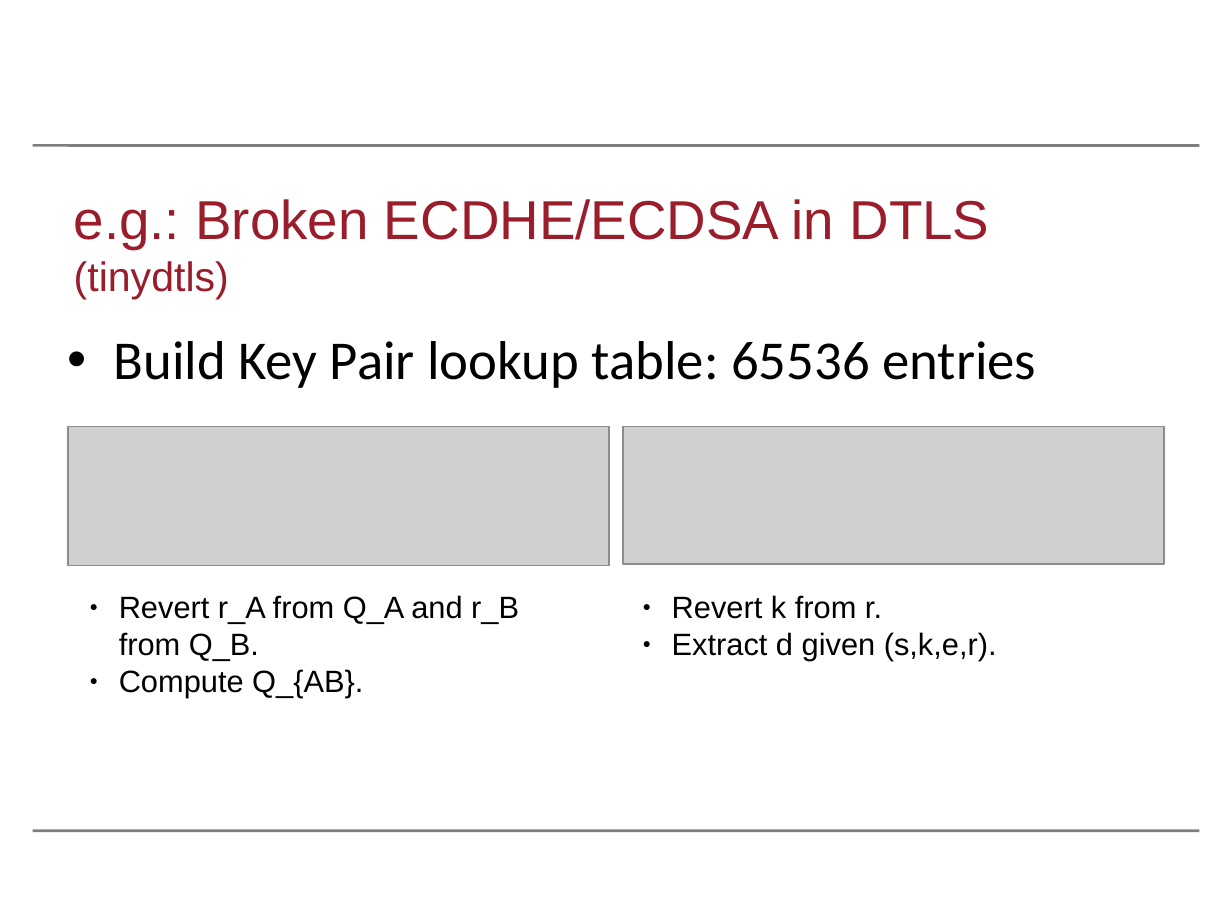
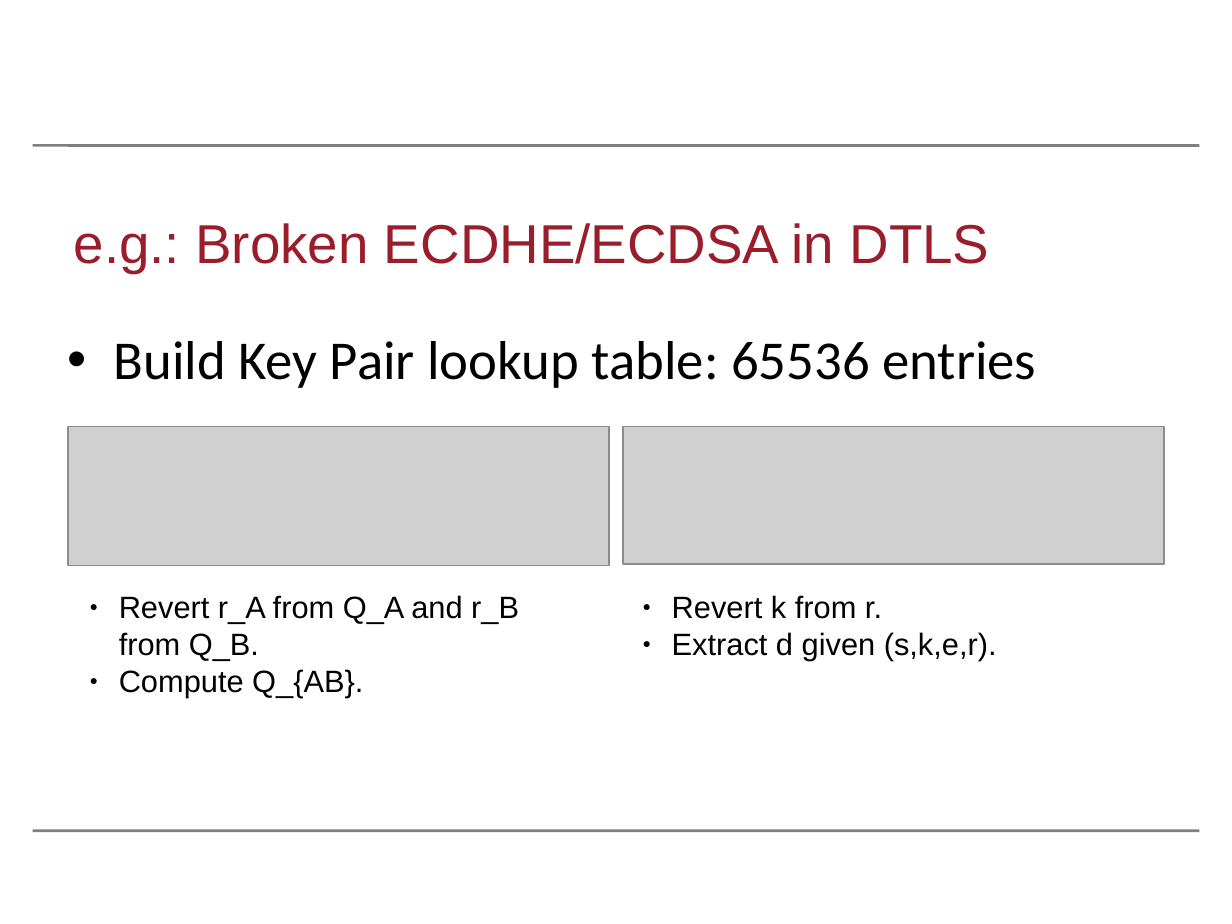
Before and after one commit to Salties/MI-Side-Channel-DTLS, a slide deck: slide 7 of Writings/Cryptographic_Randomness_On_A_CC2538/slides/wifs2016.odp (slide 6 before the commit). Drawn at 1232x924 pixels with LibreOffice and Linux fonts; fonts in the diff are those of the drawing; grey boxes stand for pictures; background and template pictures are left out. Boxes give left, top, right and bottom in pixels: in the first picture for what was removed or moved away, otherwise in the second. Text is boxed around its words. In the diff, an @@ line names an element or a change of style, - is before the commit and + after.

```diff
--- a/Writings/Cryptographic_Randomness_On_A_CC2538/slides/wifs2016.odp
+++ b/Writings/Cryptographic_Randomness_On_A_CC2538/slides/wifs2016.odp
@@ title at box(74, 223, 990, 273): text changed @@
-e.g.: Broken ECDHE/ECDSA in DTLS (tinydtls)
+e.g.: Broken ECDHE/ECDSA in DTLS
```
Also in this commit, not shown: 1 other slide changed, 1 slide added, 3 other files.
